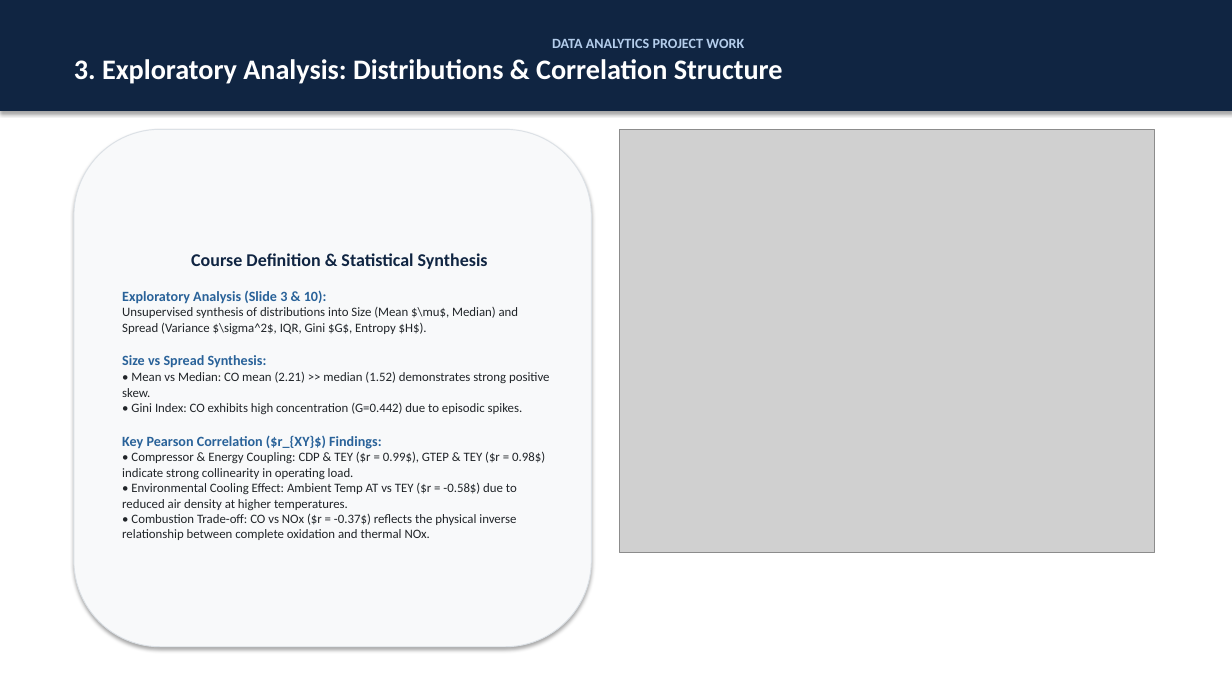
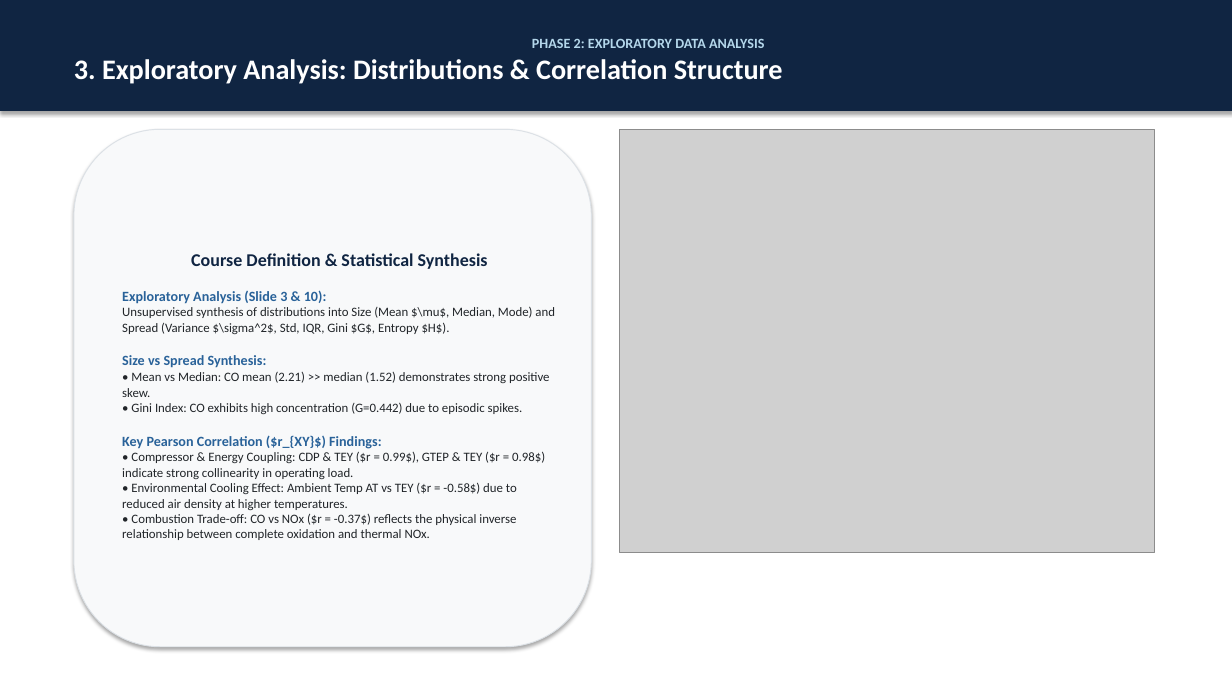
Before and after one commit to guidomariadifiore/DataAnalysisProject, a slide deck: slide 5 of presentation.pptx. Drawn at 1232x693 pixels with LibreOffice and Linux fonts; fonts in the diff are those of the drawing; grey boxes stand for pictures. Boxes give left, top, right and bottom in pixels: in the first picture for what was removed or moved away, otherwise in the second. Text is boxed around its words. In the diff, an @@ line names an element or a change of style, - is before the commit and + after.

```diff
--- a/presentation.pptx
+++ b/presentation.pptx
@@ text in rectangle at <box>532,38,764,48</box>: text changed; text colour #B4CDEB to #B4D7EB @@
-DATA ANALYTICS PROJECT WORK
+PHASE 2: EXPLORATORY DATA ANALYSIS
@@ text in rounded rectangle at <box>122,307,555,334</box>: text changed @@
-Unsupervised synthesis of distributions into Size (Mean $\mu$, Median) and Spread (Variance $\sigma^2$, IQR, Gini $G$, Entropy $H$).
+Unsupervised synthesis of distributions into Size (Mean $\mu$, Median, Mode) and Spread (Variance $\sigma^2$, Std, IQR, Gini $G$, Entropy $H$).
```
Also in this commit, not shown: 6 other slides changed, 5 slides added, 4 other files.
